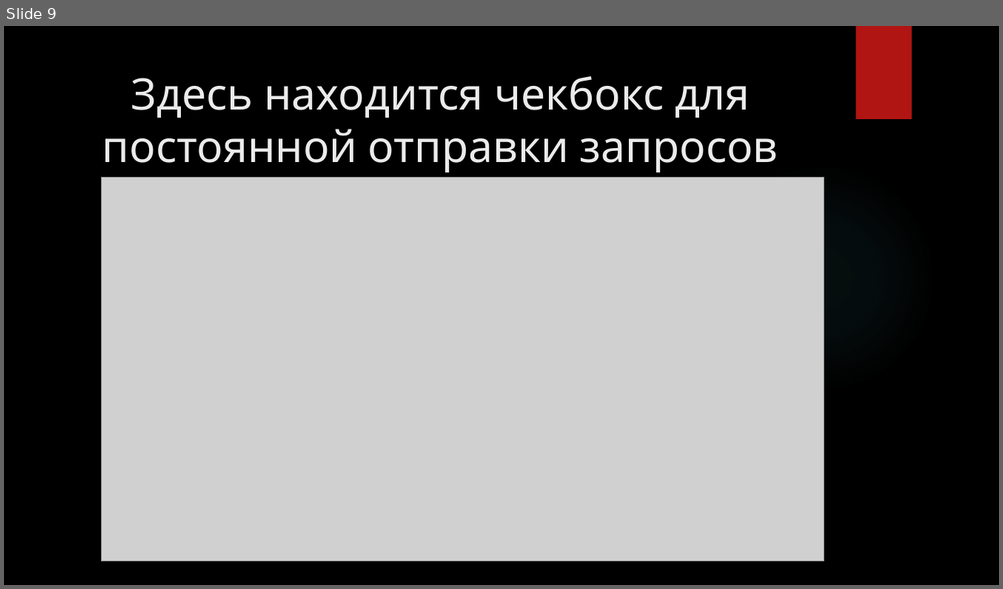
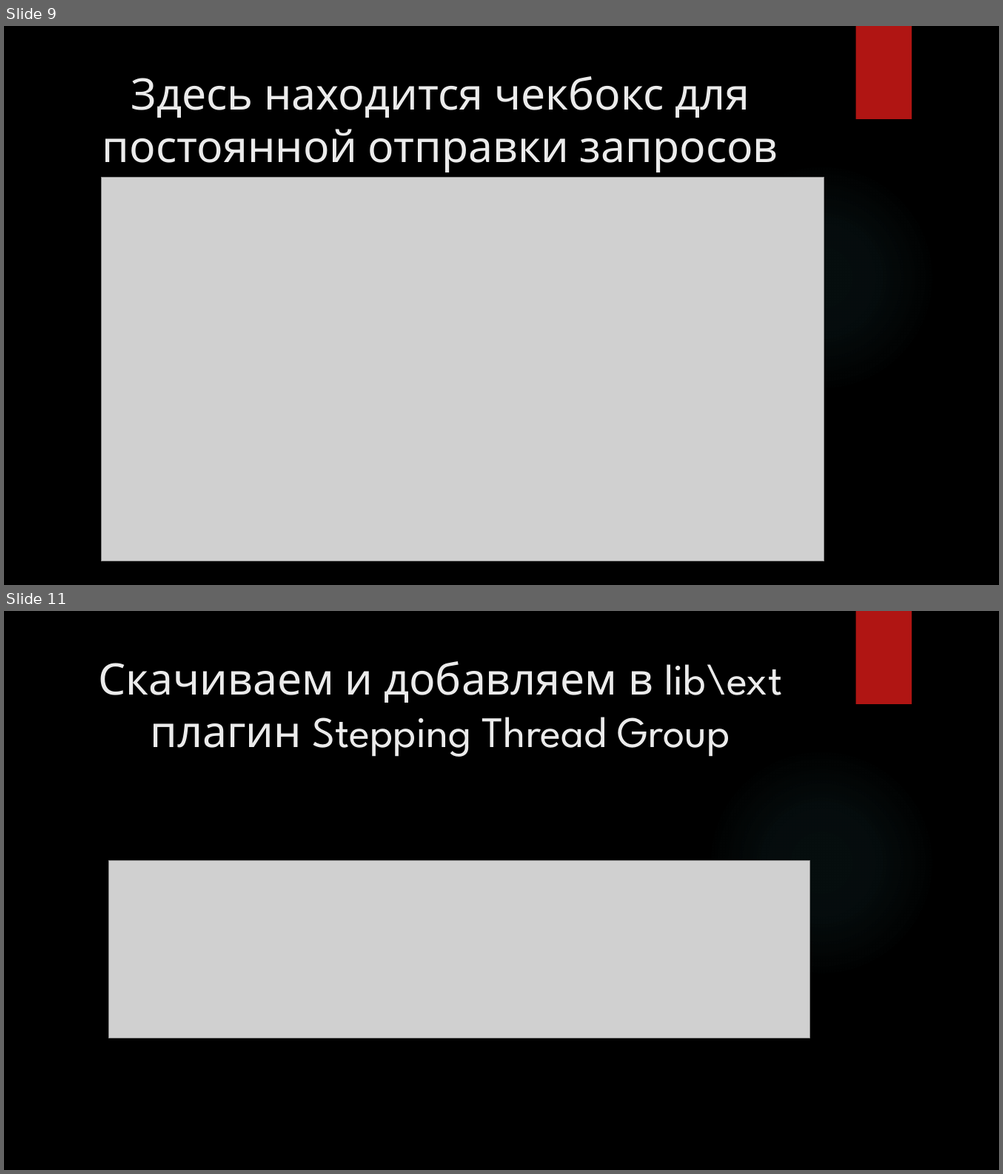
Before and after one commit to Aliaksei91/Jmeter, a slide deck: Jmeter.pptx. Shown one above the other, each under a label of ours: slide 9 before the commit, slides 9 and 11 after it; the slides between them are not shown. The pictures are 1003x589 and 1003x1174 pixels, drawn with LibreOffice and Linux fonts; fonts in the diff are those of the drawing; grey boxes stand for pictures; background and template pictures are left out. Boxes give left, top, right and bottom in pixels: in the first picture for what was removed or moved away, otherwise in the second. Text is boxed around its words. In the diff, an @@ line names an element or a change of style, - is before the commit and + after.

```diff
--- a/Jmeter.pptx
+++ b/Jmeter.pptx
@@ slide 11 added at (4, 611, 999, 1170), background picture (left out); not listed: 2 template elements that a slide beside it also shows @@
@@ title added at (99, 661, 782, 757), 42 pt, text #EBEBEB @@
+Скачиваем и добавляем в lib\ext плагин Stepping Thread Group
@@ picture added at (108, 861, 810, 1039) @@
```
Also in this commit, not shown: 20 other slides added, 1 other file.
